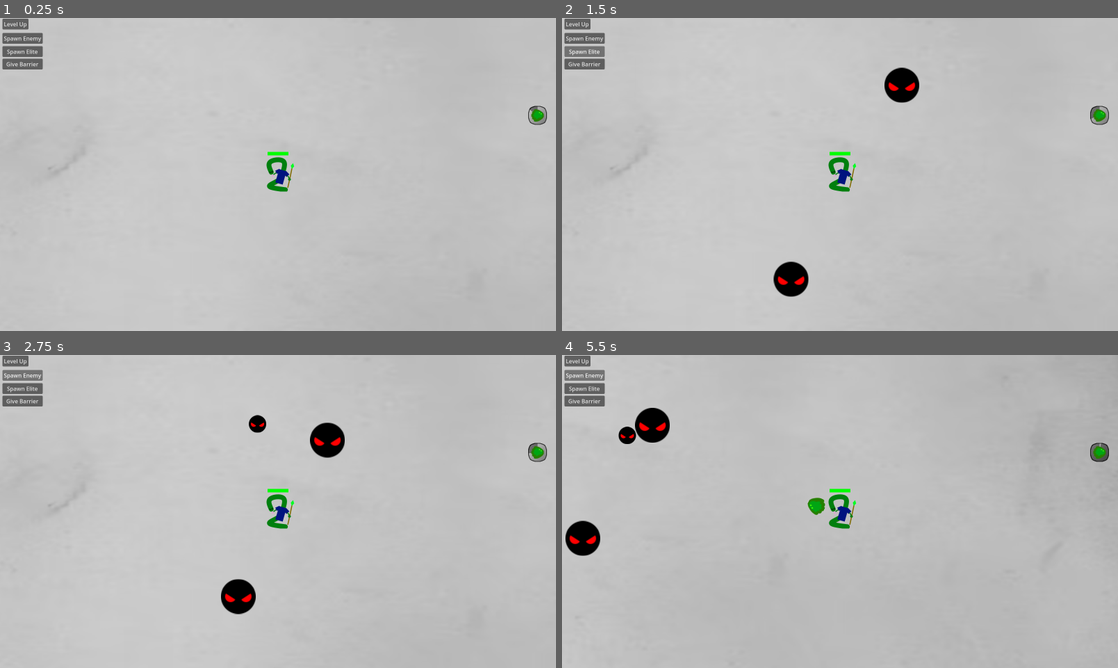
Above: before the commit, frames 1-4 (two rows, left to right).
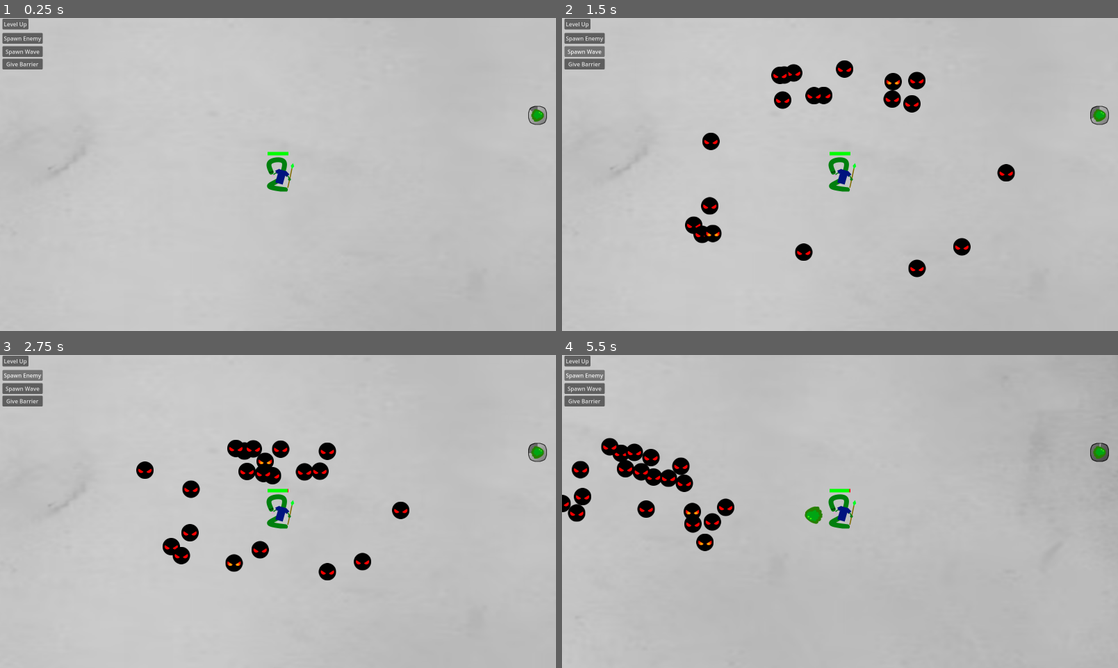
Above: after the commit, the same moments.

Repository: il-Gallone/arcade-rpg
Game: Godot game, scene res://Scenes/test_scene.tscn
Same seed, same stepped clock (60 frames per second), same inputs: the game is played once before the commit and once after it.
Inputs (mouse positions are in pixels of both pictures, inside the frame that each line leads up to):
- Up to frame 1 (0.25 s): no input
- Up to frame 2 (1.5 s): click (584, 52) at 0.5 s, where only the run before the commit has a clickable "Spawn Elite"; click (584, 52) at 1.25 s, where only the run after the commit has a clickable "Spawn Wave"
- Up to frame 3 (2.75 s): click "Spawn Enemy" at 2 s
- Up to frame 4 (5.5 s): hold D (right) 2.78-3.53 s; hold S (down) 3.53-4.28 s; hold D (right) 4.28-5.03 s; hold W (up) from 5.03 s (still down)

The runs differ from the first frame. In frame 1, less than 0.1% of the frame differs, in the area x 1-8%, y 10-12%; in frame 2, 3.3%; in frame 3, 3.9%; in frame 4, 4.3%, in the area x 0-52%, y 10-65%.
Error after the commit: Invalid operands 'Callable' and 'int' in operator '>'. (res://Scripts/Enemies/EnemyManager.gd:65)

Commit message:
WIP Wave Management

Diff:
--- a/Scenes/test_scene.tscn
+++ b/Scenes/test_scene.tscn
@@ -89,7 +89,7 @@
 action_mode = 0
 text = "Level Up"
 
-[node name="Debug_Elite" type="Button" parent="CanvasLayer/Control"]
+[node name="Debug_Wave" type="Button" parent="CanvasLayer/Control"]
 layout_mode = 1
 anchors_preset = -1
 anchor_left = 0.007
@@ -99,7 +99,7 @@
 offset_right = 115.915
 offset_bottom = 110.0
 action_mode = 0
-text = "Spawn Elite"
+text = "Spawn Wave"
 
 [node name="Debug_Enemy" type="Button" parent="CanvasLayer/Control"]
 layout_mode = 1
@@ -206,6 +206,6 @@
 Debug_Elite = ExtResource("6_x033f")
 
 [connection signal="pressed" from="CanvasLayer/Control/Debug_Level" to="Player" method="level_up"]
-[connection signal="pressed" from="CanvasLayer/Control/Debug_Elite" to="EnemyManager" method="debug_spawn_elite"]
+[connection signal="pressed" from="CanvasLayer/Control/Debug_Wave" to="EnemyManager" method="wave_spawn"]
 [connection signal="pressed" from="CanvasLayer/Control/Debug_Enemy" to="EnemyManager" method="debug_spawn"]
 [connection signal="pressed" from="CanvasLayer/Control/Debug_Barrier" to="Player" method="debug_barrier"]
--- a/Scripts/BuffStats.gd
+++ b/Scripts/BuffStats.gd
@@ -5,6 +5,7 @@
 var defenseMult = 1.0
 var CDMult = 1.0
 var expMult = 1.0
+var waveMult = 1.0
 
 var lowestMinSpd = 1.0
 var highestMaxSpd = 1.0
--- a/Scripts/Enemies/EnemyBase.gd
+++ b/Scripts/Enemies/EnemyBase.gd
@@ -44,7 +44,7 @@
 					velocityNudge -= (GameManager.Enemies[j].position - position).normalized()*GameManager.Enemies[j].nudgeModifier/position.distance_to(GameManager.Enemies[j].position)
 		velocity += velocityNudge
 		if collidingWithTarget:
-			target.damaged(collisionDamage*delta*buffStats.damageMult)
+			target.damaged(collisionDamage*delta*buffStats.damageMult*buffStats.waveMult)
 	position += velocity * delta * speed * buffStats.speedMult
 
 func _unique_process(_delta):
@@ -86,7 +86,7 @@
 	GameManager.Enemies.erase(self)
 	var xpDrop = XP_Crystal.instantiate()
 	xpDrop.position = position
-	xpDrop.expValue = expValue
+	xpDrop.expValue = expValue*buffStats.expMult*buffStats.waveMult
 	get_tree().root.call_deferred("add_child", xpDrop)
 	queue_free()
 
--- a/Scripts/Enemies/EnemyManager.gd
+++ b/Scripts/Enemies/EnemyManager.gd
@@ -4,26 +4,86 @@
 @export var Debug_Rangie: Resource
 @export var Debug_Elite: Resource
 
+var waveTimer = 0.0
+var wave = 0
+
+func _ready() -> void:
+	waveTimer = 8.0
+
+
+func _process(delta: float) -> void:
+	waveTimer += delta
+	if waveTimer >= 10.0 + wave*5.0:
+		wave_spawn()
+
+
+func wave_spawn() -> void:
+	wave += 1
+	waveTimer = 0.0
+	var numEnemies = 8 + (wave-1)*4
+	for i in range(numEnemies):
+		if GameManager.Enemies.size() >= GameManager.maxEnemies:
+			var furthestEnemy = 0
+			for j in GameManager.Enemies.size():
+				if GameManager.Enemies[furthestEnemy] != GameManager.Enemies[j]:
+					if GameManager.Enemies[furthestEnemy].target_distance < GameManager.Enemies[j].target_distance:
+						furthestEnemy = j
+			GameManager.Enemies[furthestEnemy].global_position = generate_enemy_position()
+			wave_buff(GameManager.Enemies[furthestEnemy])
+		else:
+			if i < 8:
+				spawn()
+			elif i < 20:
+				if pow(-1, i) < 0:
+					spawn_rangie()
+				else:
+					spawn()
+			else:
+				if pow(-1, i) < 0:
+					@warning_ignore("integer_division")
+					if pow(-1, i/4) < 0:
+						spawn_elite()
+					else:
+						spawn_rangie()
+				else:
+					spawn()
+
+
+func wave_buff(enemy: EnemyBase) -> void:
+	enemy.maxHP *= pow(1.2, wave-1)
+	enemy.HP  *= pow(1.2, wave-1)
+	enemy.buffStats.waveMult = pow(1.2, wave-1)
 
 func debug_spawn() -> void:
-	if GameManager.Enemies.size() >= GameManager.maxEnemies:
-		var furthestEnemy = 0
-		for i in GameManager.Enemies.size():
-			if GameManager.Enemies[furthestEnemy] != GameManager.Enemies[i]:
-				if GameManager.Enemies[furthestEnemy].target_distance < GameManager.Enemies[i].target_distance:
-					furthestEnemy = i
-		GameManager.Enemies[furthestEnemy].global_position = generate_enemy_position()
+	var type = randf_range(0, 20)
+	if type < 15:
+		spawn()
+	elif type < 18:
+		spawn_rangie()
 	else:
-		var new_enemy
-		if randf_range(0, 10) > 8:
-			new_enemy = Debug_Rangie.instantiate()
-		else:
-			new_enemy = Debug_Baddie.instantiate()
-		new_enemy.position = generate_enemy_position()
-		get_tree().root.add_child(new_enemy)
-func debug_spawn_elite() -> void:
+		spawn_elite()
+	if GameManager.Enemies.size > GameManager.maxEnemies:
+		print("Over Enemy Limit, Stop Manual Spawning!")
+	elif GameManager.Enemies.size() >= GameManager.maxEnemies - 10:
+		print("Approaching Enemy Limit, May Cause Lag")
+
+func spawn() -> void:
+	var new_enemy
+	new_enemy = Debug_Baddie.instantiate()
+	new_enemy.position = generate_enemy_position()
+	wave_buff(new_enemy)
+	get_tree().root.add_child(new_enemy)
+
+func spawn_rangie() -> void:
+	var new_enemy = Debug_Rangie.instantiate()
+	new_enemy.position = generate_enemy_position()
+	wave_buff(new_enemy)
+	get_tree().root.add_child(new_enemy)
+
+func spawn_elite() -> void:
 	var new_enemy = Debug_Elite.instantiate()
 	new_enemy.position = generate_enemy_position()
+	wave_buff(new_enemy)
 	get_tree().root.add_child(new_enemy)
 
 func generate_enemy_position() -> Vector2:
--- a/Scripts/Enemies/ProjEnemy.gd
+++ b/Scripts/Enemies/ProjEnemy.gd
@@ -21,6 +21,5 @@
 				var proj = enemyProj.instantiate()
 				proj.position = position + (target.position - position).normalized() * 50
 				proj.rotation = position.angle_to_point(target.position)
-				proj.projLvl = 1.0
-				proj.damageMult = buffStats.damageMult
+				proj.damageMult = buffStats.damageMult*buffStats.waveMult
 				get_tree().root.add_child(proj)
